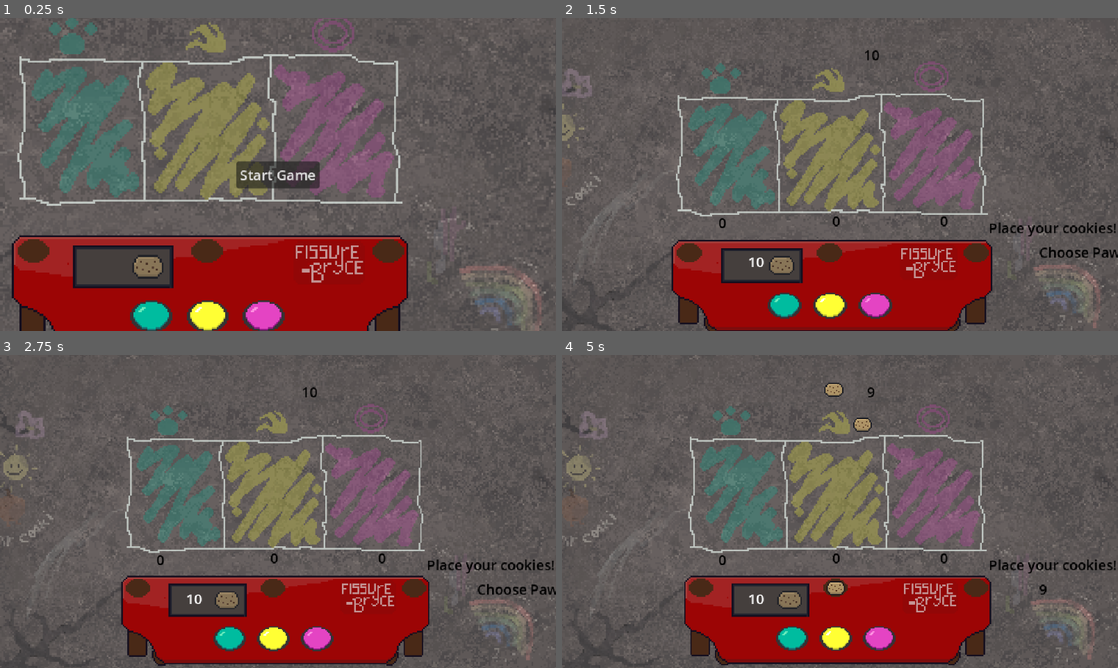
Above: before the commit, frames 1-4 (two rows, left to right).
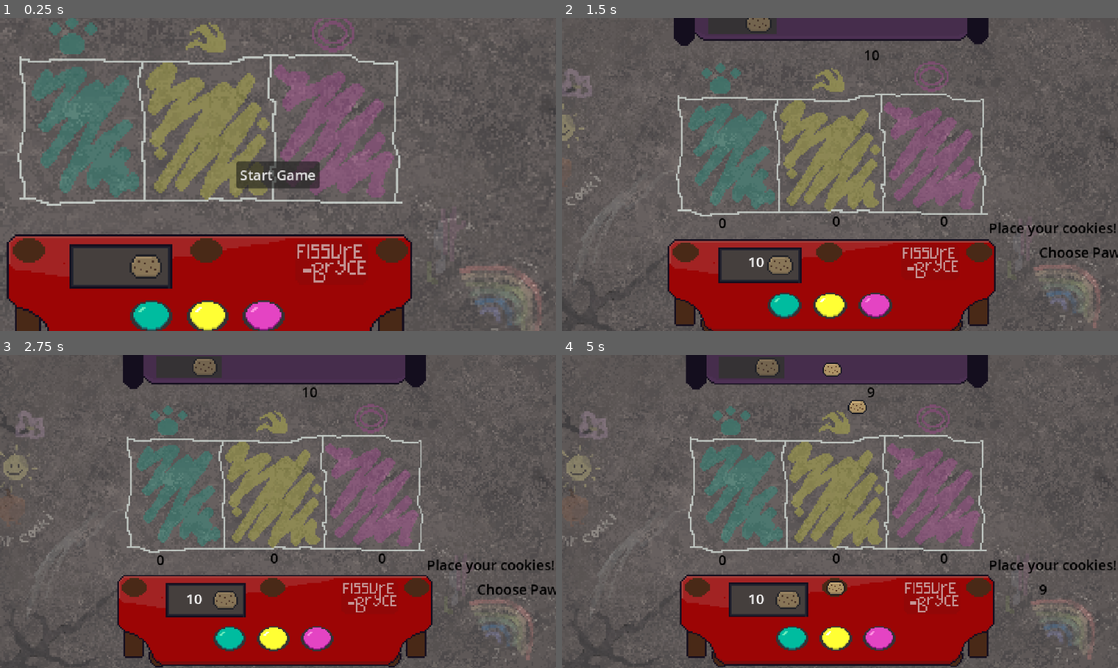
Above: after the commit, the same moments.

Repository: Sooshimi/golden-biscuit
Game: Godot game, scene res://scenes/battle_screen.tscn
Same seed, same stepped clock (60 frames per second), same inputs: the game is played once before the commit and once after it.
Inputs (mouse positions are in pixels of both pictures, inside the frame that each line leads up to):
- Up to frame 1 (0.25 s): no input
- Up to frame 2 (1.5 s): click "Start Game" at 0.5 s; move the mouse to (962, 158) at 1.27 s; click (962, 158) at 1.35 s
- Up to frame 3 (2.75 s): move the mouse to (166, 527) at 2.02 s; click (166, 527) at 2.1 s
- Up to frame 4 (5 s): move the mouse to (895, 442) at 2.77 s; click (895, 442) at 2.85 s; move the mouse to (812, 574) at 3.52 s; click (812, 574) at 3.6 s; move the mouse to (834, 586) at 4.27 s; click (834, 586) at 4.35 s

The runs differ from the first frame. In frame 1, 3.2% of the frame differs, in the area x 1-75%, y 69-100%; in frame 2, 6.6%; in frame 3, 8.0%; in frame 4, 8.3%, in the area x 21-78%, y 0-100%.

Commit message:
Refactor battle screen UI and remove unused assets
Deleted unused background and donut image assets and their import files. Updated battle_screen.tscn to add an EnemyPanel, refactor panel and button nodes, and adjust positions and types for improved UI layout. Tweaked cookie.gd to narrow the throw spread angle and adjust throw distance parameters for better gameplay balance.

Diff:
--- a/scenes/battle_screen.tscn
+++ b/scenes/battle_screen.tscn
@@ -13,6 +13,7 @@
 [ext_resource type="Texture2D" uid="uid://cg38s2l0yinn5" path="res://assets/Chalk_area_PCR_Scribbles1.png" id="11_lskjy"]
 [ext_resource type="Texture2D" uid="uid://uwi4qti11bga" path="res://assets/panel_1.png" id="11_qm3lx"]
 [ext_resource type="Texture2D" uid="uid://oktq0wjvjpw4" path="res://assets/Rock_button_green.png" id="13_81rp5"]
+[ext_resource type="Texture2D" uid="uid://bru4o185imugk" path="res://assets/Enemy_Panel_Purple1.png" id="13_bgqsx"]
 [ext_resource type="Texture2D" uid="uid://di3glr466vgou" path="res://assets/paper_button_yellow.png" id="14_20e4q"]
 [ext_resource type="Texture2D" uid="uid://o1hlghtu3582" path="res://assets/Scissors_button_pink.png" id="15_20e4q"]
 
@@ -250,7 +251,7 @@
 shape = SubResource("CircleShape2D_jkca0")
 
 [node name="EnemyCookieSpawnArea" type="Area2D" parent="UI"]
-position = Vector2(313, 40)
+position = Vector2(311, 17)
 
 [node name="CollisionShape2D" type="CollisionShape2D" parent="UI/EnemyCookieSpawnArea"]
 shape = SubResource("CircleShape2D_jkca0")
@@ -286,13 +287,29 @@
 texture = ExtResource("11_lskjy")
 stretch_mode = 4
 
-[node name="PlayerPanel" type="TextureRect" parent="."]
-offset_left = 35.0
-offset_top = 252.0
-offset_right = 598.0
-offset_bottom = 407.0
+[node name="PlayerPanel" type="Sprite2D" parent="."]
+position = Vector2(316, 305)
+scale = Vector2(1.8, 1.8)
 texture = ExtResource("11_qm3lx")
-stretch_mode = 4
+
+[node name="EnemyPanel" type="Sprite2D" parent="."]
+position = Vector2(312, 162)
+scale = Vector2(1.8, 1.8)
+texture = ExtResource("13_bgqsx")
+
+[node name="ClawButton" type="Sprite2D" parent="."]
+position = Vector2(315.215, 326)
+scale = Vector2(1.5, 1.5)
+texture = ExtResource("14_20e4q")
+region_enabled = true
+region_rect = Rect2(147, 36, 25, 19)
+
+[node name="RoarButton" type="Sprite2D" parent="."]
+position = Vector2(365.22, 326)
+scale = Vector2(1.5, 1.5)
+texture = ExtResource("15_20e4q")
+region_enabled = true
+region_rect = Rect2(191, 36, 25, 19)
 
 [node name="PawButton" type="Sprite2D" parent="."]
 position = Vector2(265, 326)
@@ -300,20 +317,6 @@
 texture = ExtResource("13_81rp5")
 region_enabled = true
 region_rect = Rect2(103, 36, 25, 19)
-
-[node name="PawButton2" type="Sprite2D" parent="."]
-position = Vector2(315.215, 326)
-scale = Vector2(1.5, 1.5)
-texture = ExtResource("14_20e4q")
-region_enabled = true
-region_rect = Rect2(147, 36, 25, 19)
-
-[node name="PawButton3" type="Sprite2D" parent="."]
-position = Vector2(365.22, 326)
-scale = Vector2(1.5, 1.5)
-texture = ExtResource("15_20e4q")
-region_enabled = true
-region_rect = Rect2(191, 36, 25, 19)
 
 [node name="GameOver" type="CanvasLayer" parent="."]
 visible = false
--- a/scripts/cookie.gd
+++ b/scripts/cookie.gd
@@ -10,13 +10,13 @@
 var throw_velocity := Vector2.ZERO
 var throw_velocity_reduce := 3
 var base_angle := 90.0 # Aim straight down
-var spread_angle := 70.0  # cone half-angle on either side
+var spread_angle := 60.0  # cone half-angle on either side
 var random_angle
 var speed := 200
 var min_cookie_throw_delay := 0.2
 var max_cookie_throw_delay := 1.5
-var min_cookie_throw_distance := 0.1
-var max_cookie_throw_distance := 0.7
+var min_cookie_throw_distance := 0.5
+var max_cookie_throw_distance := 1.0
 
 func _ready() -> void:
 	linear_damp = 5.0
Binary file removed: assets/arena_floor_background.png
Not shown, removed: assets/arena_floor_background.png.import
Binary file removed: assets/background_placeholder.jpg
Not shown, removed: assets/background_placeholder.jpg.import
Binary file removed: assets/donut.png
Not shown, removed: assets/donut.png.import
Not shown: 1 places in scenes/battle_screen.tscn that only renumber resources
